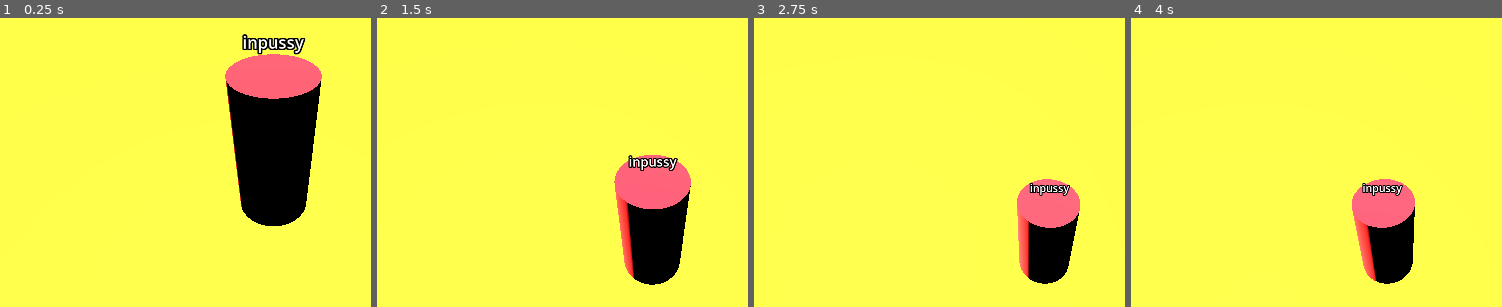
Above: before the commit, frames 1-4 (left to right).
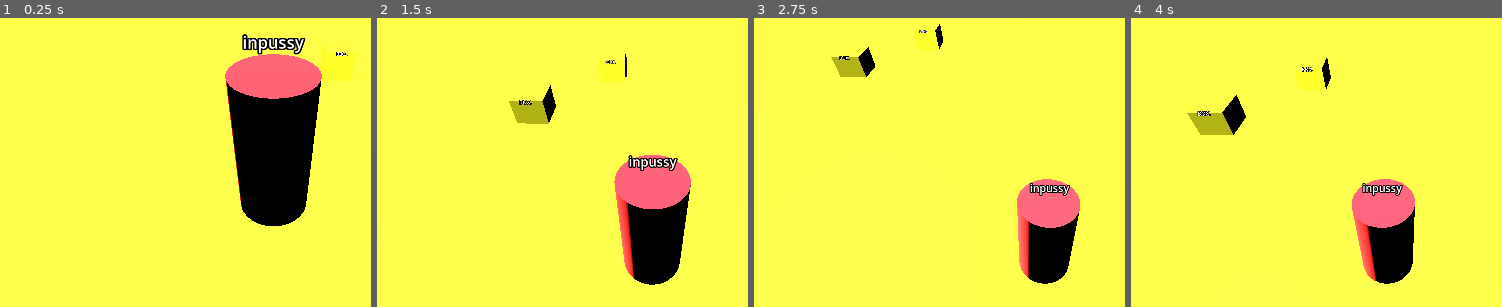
Above: after the commit, the same moments.

Repository: ferafiks/game-dzem-2
Game: Godot game, scene res://test_level.tscn
The game is run twice, just before and just after one commit, with the same random seed, the same clock (stepped at 60 frames per second) and the same inputs.
Inputs:
- Up to frame 1 (0.25 s): no input
- Up to frame 2 (1.5 s): tap Enter (ui_accept) at 0.5, 0.77 s; hold Right (ui_right) 0.53-1.28 s; tap E (interact, bound only after the commit) at 0.6, 1.35 s; hold Down (ui_down) from 1.28 s (still down)
- Up to frame 3 (2.75 s): tap Enter (ui_accept) at 1.52 s; release Down (ui_down) at 2.03 s; hold Right (ui_right) from 2.03 s (still down); tap E (interact, bound only after the commit) at 2.1 s
- Up to frame 4 (4 s): release Right (ui_right) at 2.78 s; hold Up (ui_up) 2.78-3.53 s; tap E (interact, bound only after the commit) at 2.85, 3.6 s; tap Enter (ui_accept) at 3.02, 3.77 s; hold Left (ui_left) from 3.53 s (still down)

The runs differ from the first frame. In frame 1, 0.9% of the frame differs, in the area x 86-97%, y 8-22%; in frame 2, 1.5%; in frame 3, 1.3%; in frame 4, 1.9%, in the area x 15-54%, y 13-41%.

Commit message:
GRABBALE WORKS
hureay

Diff:
--- a/crate.tscn
+++ b/crate.tscn
@@ -4,7 +4,7 @@
 
 [sub_resource type="BoxMesh" id="BoxMesh_uep05"]
 
-[node name="Crate" type="RigidBody3D" unique_id=1698030415]
+[node name="Crate" type="RigidBody3D" unique_id=1698030415 groups=["grabbale"]]
 
 [node name="CollisionShape3D" type="CollisionShape3D" parent="." unique_id=494948200]
 shape = SubResource("BoxShape3D_4417n")
--- a/project.godot
+++ b/project.godot
@@ -15,6 +15,18 @@
 config/features=PackedStringArray("4.6", "GL Compatibility")
 config/icon="res://icon.svg"
 
+[global_group]
+
+grabbale="can be grabbed"
+
+[input]
+
+interact={
+"deadzone": 0.2,
+"events": [Object(InputEventKey,"resource_local_to_scene":false,"resource_name":"","device":-1,"window_id":0,"alt_pressed":false,"shift_pressed":false,"ctrl_pressed":false,"meta_pressed":false,"pressed":false,"keycode":0,"physical_keycode":69,"key_label":0,"unicode":101,"location":0,"echo":false,"script":null)
+]
+}
+
 [physics]
 
 3d/physics_engine="Jolt Physics"
--- a/steampussy.gd
+++ b/steampussy.gd
@@ -25,3 +25,17 @@
 		velocity.x = move_toward(velocity.x, 0, SPEED)
 		velocity.z = move_toward(velocity.z, 0, SPEED)
 	move_and_slide()
+
+
+	#moevement
+	if Input.is_action_just_pressed("interact"):
+		for thing in $Area3D.get_overlapping_bodies():
+			print(thing)
+			if thing.is_in_group("grabbale"):
+				if $Hand.get_child_count() == 0:
+					thing.reparent($Hand)
+					break
+				else:
+					#drop
+					$Hand.get_child(0).reparent($'..')
+					break
--- a/steampussy.tscn
+++ b/steampussy.tscn
@@ -11,6 +11,10 @@
 [sub_resource type="CylinderMesh" id="CylinderMesh_6l50n"]
 material = SubResource("StandardMaterial3D_8tnbq")
 cap_bottom = false
+
+[sub_resource type="CylinderShape3D" id="CylinderShape3D_fm8vb"]
+height = 3.2612305
+radius = 2.0878906
 
 [node name="steampussy" type="CharacterBody3D" unique_id=816369272]
 script = ExtResource("1_fm8vb")
@@ -33,3 +37,9 @@
 
 [node name="Hand" type="Marker3D" parent="." unique_id=1524337348]
 transform = Transform3D(1, 0, 0, 0, 1, 0, 0, 0, 1, -1.1920929e-07, -0.01599437, 0.96945035)
+
+[node name="Area3D" type="Area3D" parent="." unique_id=862536679]
+
+[node name="CollisionShape3D" type="CollisionShape3D" parent="Area3D" unique_id=1297166813]
+transform = Transform3D(1, 0, 0, 0, 1, 0, 0, 0, 1, 0, -0.15551758, 0)
+shape = SubResource("CylinderShape3D_fm8vb")
--- a/test_level.tscn
+++ b/test_level.tscn
@@ -1,6 +1,7 @@
 [gd_scene format=3 uid="uid://dr0fhp8qls1if"]
 
 [ext_resource type="PackedScene" uid="uid://vp6lwt2gaypn" path="res://steampussy.tscn" id="1_gojnm"]
+[ext_resource type="PackedScene" uid="uid://dsvbntut4fm2u" path="res://crate.tscn" id="2_1c2mv"]
 
 [sub_resource type="WorldBoundaryShape3D" id="WorldBoundaryShape3D_1c2mv"]
 
@@ -31,4 +32,10 @@
 [node name="Camera3D" parent="steampussy" index="3" unique_id=1989415634]
 transform = Transform3D(1, 0, 0, 0, 0.7071068, 0.7071068, 0, -0.7071068, 0.7071068, 9.536743e-07, 5.5406947, 3.6975923)
 
+[node name="Crate" parent="." unique_id=1698030415 instance=ExtResource("2_1c2mv")]
+transform = Transform3D(1, 0, 0, 0, 1, 0, 0, 0, 1, 0, 0.44380522, -2.1600285)
+
+[node name="Crate2" parent="." unique_id=2084052760 instance=ExtResource("2_1c2mv")]
+transform = Transform3D(1, 0, 0, 0, 1, 0, 0, 0, 1, 2.2743149, 1.3170943, -4.911859)
+
 [editable path="steampussy"]
